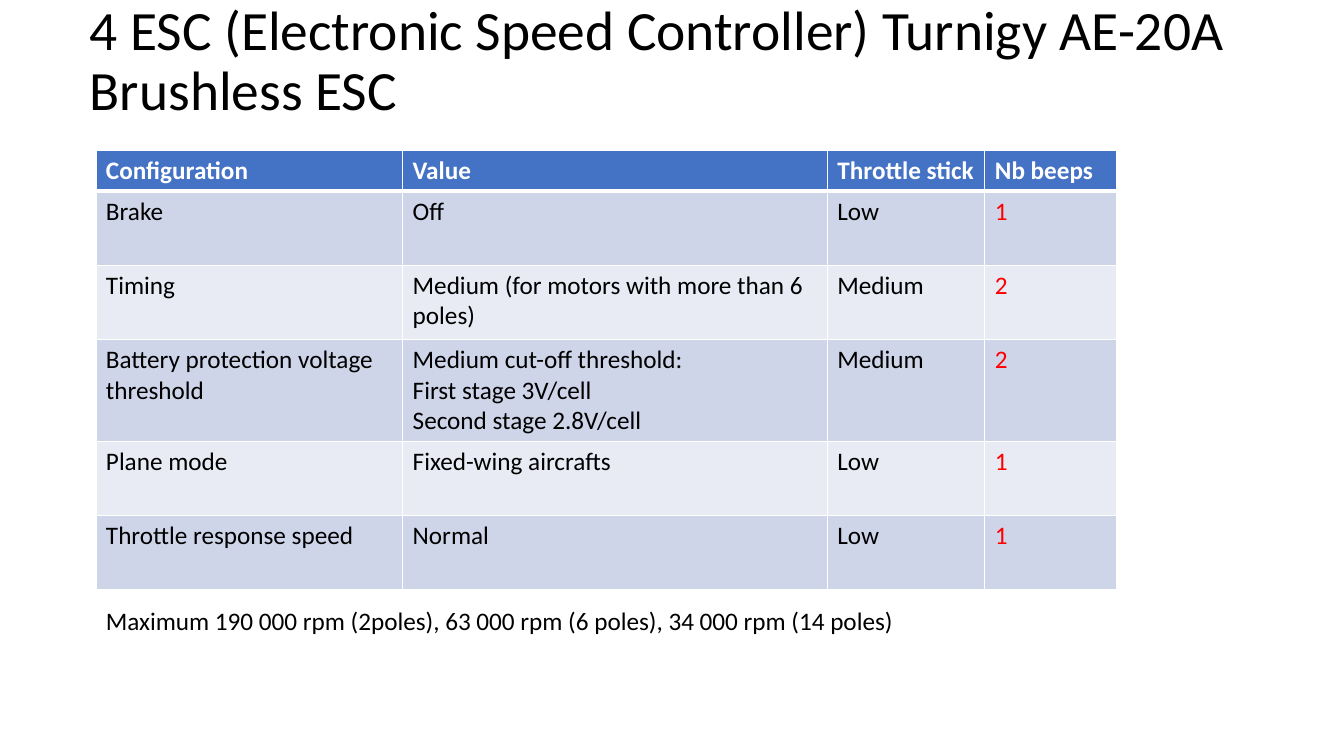
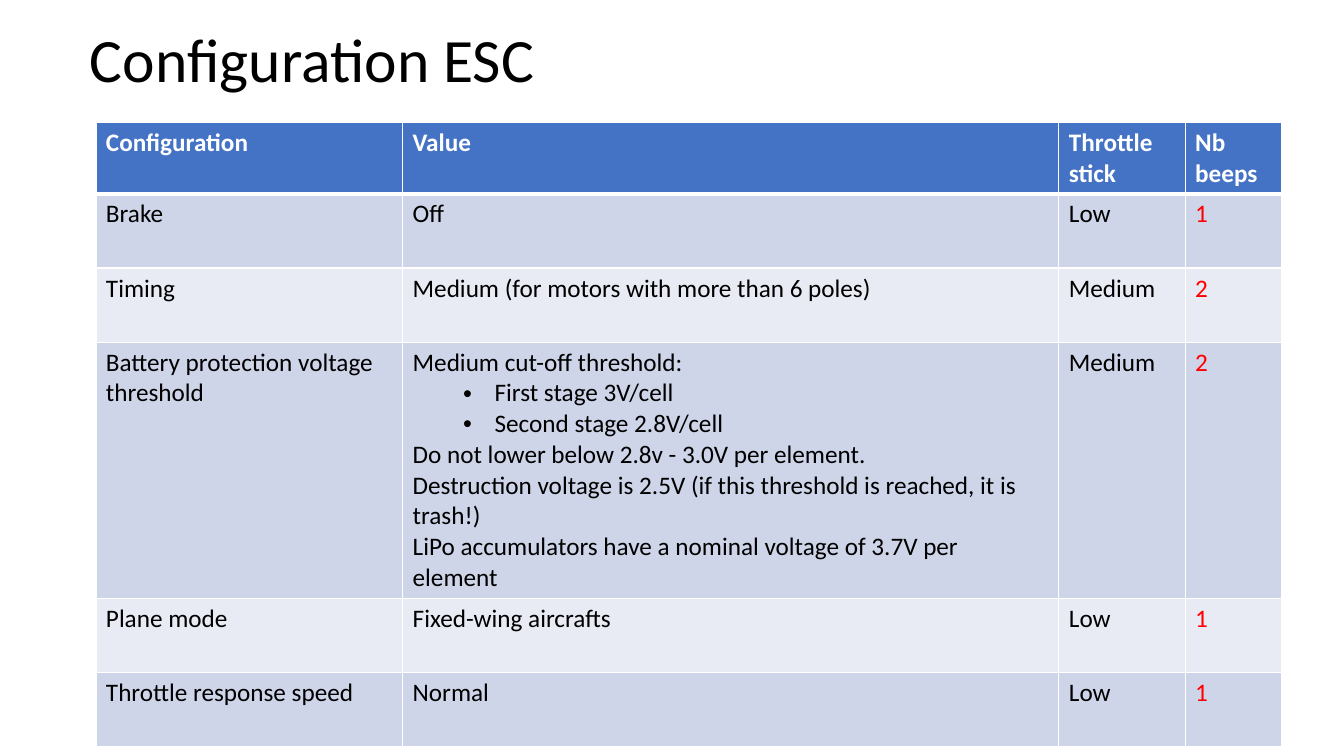
Before and after one commit to RobotEdh/RobotMicroControl, a slide deck: slide 15 of libraries/Diagramm Drone.pptx (slide 11 before the commit). Drawn at 1344x756 pixels with LibreOffice and Linux fonts; fonts in the diff are those of the drawing. Boxes give left, top, right and bottom in pixels: in the first picture for what was removed or moved away, otherwise in the second. Text is boxed around its words. In the diff, an @@ line names an element or a change of style, - is before the commit and + after.

```diff
--- a/libraries/Diagramm Drone.pptx
+++ b/libraries/Diagramm Drone.pptx
@@ title at box(90, 39, 534, 93): text changed; size 39.6 to 44 pt @@
-4 ESC (Electronic Speed Controller) Turnigy AE-20A Brushless ESC
+Configuration ESC
@@ table at box(96, 122, 1281, 741) @@
-row 4, column 2: Medium cut-off threshold: / First stage 3V/cell / Second stage 2.8V/cell
+row 4, column 2: Medium cut-off threshold: / First stage 3V/cell / Second stage 2.8V/cell / Do not lower below 2.8v - 3.0V per element. / Destruction voltage is 2.5V (if this threshold is reached, it is trash!) / LiPo accumulators have a nominal voltage of 3.7V per element
@@ table: place and size @@
-table at box(96, 150, 1115, 588)
+table at box(96, 122, 1281, 741)
@@ text removed at box(106, 611, 892, 634) @@
-Maximum 190 000 rpm (2poles), 63 000 rpm (6 poles), 34 000 rpm (14 poles)
```
Also in this commit, not shown: 2 other slides changed, 8 slides added, 1 slide removed, 3 other files.
